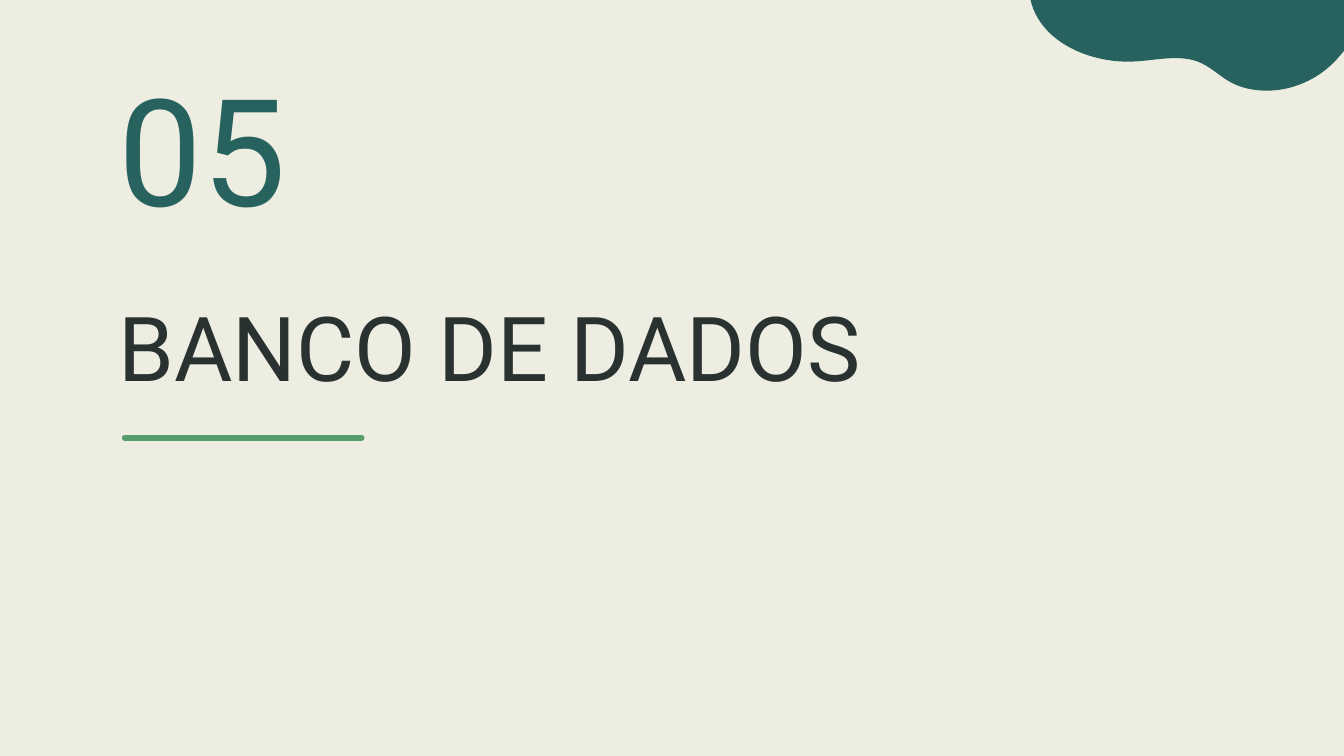
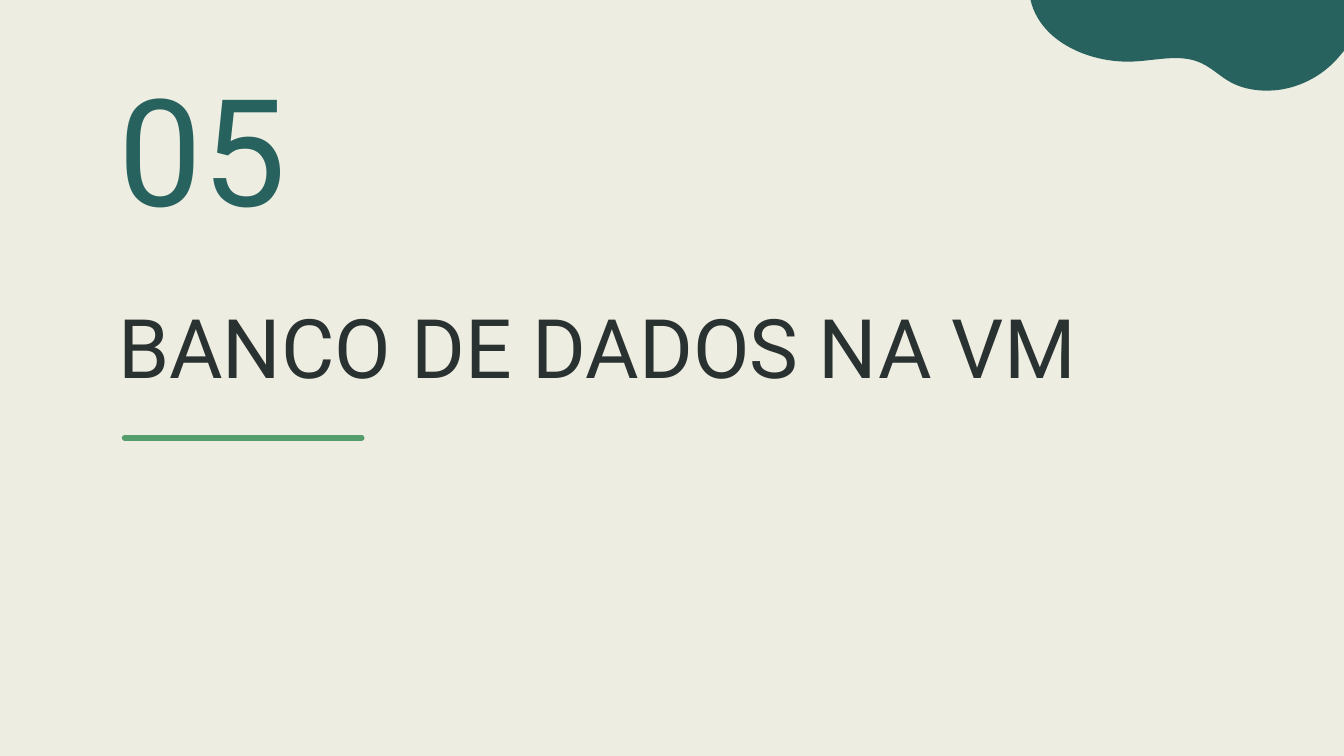
Before and after one commit to MaikonDsGomes/Sprint-2, a slide deck: slide 12 of documentacao/Apresentacao_smartBin.pptx (slide 11 before the commit). Drawn at 1344x756 pixels with LibreOffice and Linux fonts; fonts in the diff are those of the drawing. Boxes give left, top, right and bottom in pixels: in the first picture for what was removed or moved away, otherwise in the second. Text is boxed around its words. In the diff, an @@ line names an element or a change of style, - is before the commit and + after.

```diff
--- a/documentacao/Apresentacao_smartBin.pptx
+++ b/documentacao/Apresentacao_smartBin.pptx
@@ title at [118, 319, 1076, 379]: text changed; size 48 to 44 pt @@
-BANCO DE DADOS
+BANCO DE DADOS NA VM
```
Also in this commit, not shown: 4 other slides changed, 2 slides added, 4 slides removed.
